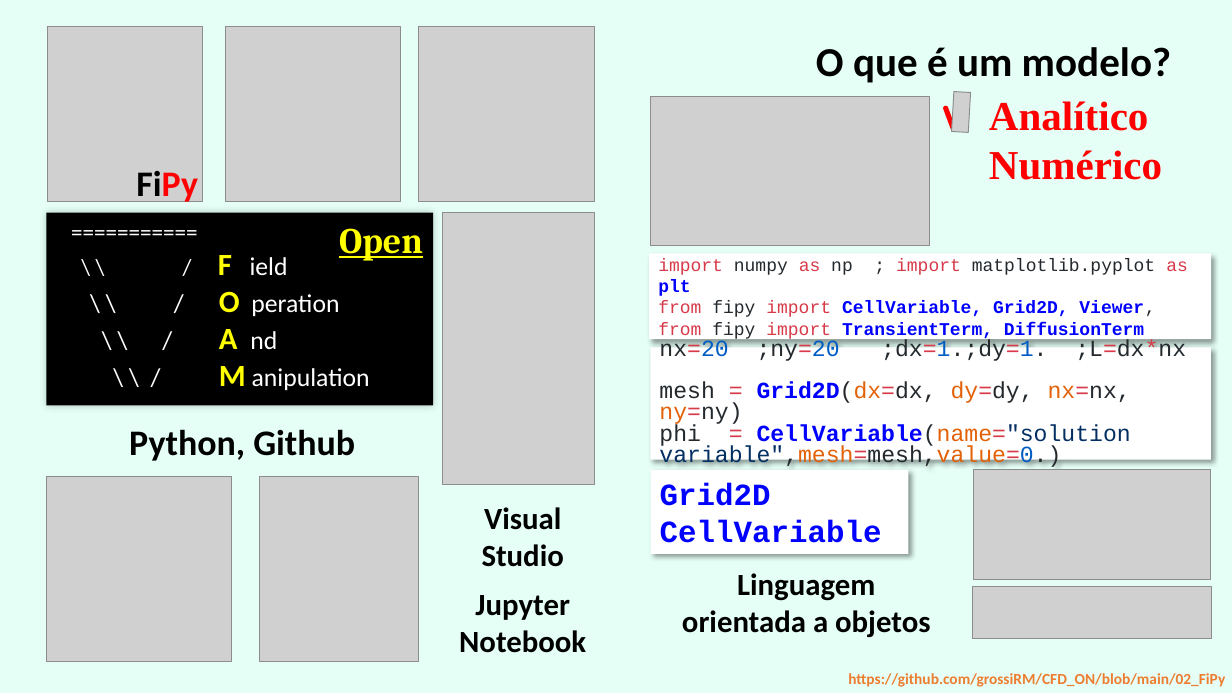
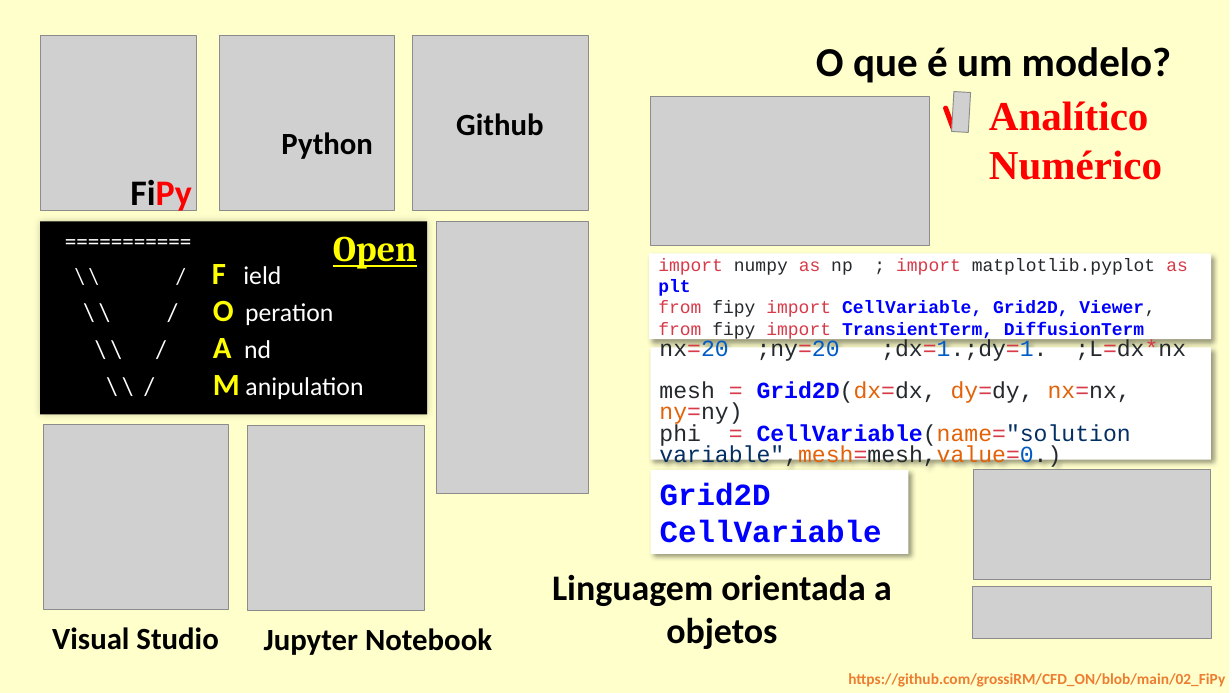
Before and after one commit to grossiRM/AM_FEG, a slide deck: slide 7 of Plano_V02_iii_AM_FEG/d_Topicos Especiais - Introducao a Manufatura Aditiva para Metais.pptx (slide 6 before the commit). Drawn at 1232x693 pixels with LibreOffice and Linux fonts; fonts in the diff are those of the drawing; grey boxes stand for pictures. Boxes give left, top, right and bottom in pixels: in the first picture for what was removed or moved away, otherwise in the second. Text is boxed around its words. In the diff, an @@ line names an element or a change of style, - is before the commit and + after.

```diff
--- a/Plano_V02_iii_AM_FEG/d_Topicos Especiais - Introducao a Manufatura Aditiva para Metais.pptx
+++ b/Plano_V02_iii_AM_FEG/d_Topicos Especiais - Introducao a Manufatura Aditiva para Metais.pptx
@@ rectangle at box(0, 0, 1229, 693): fill #E5FFF6 to #FFFFCC @@
@@ text "Github": place and size @@
-text "Github" at box(49, 416, 436, 480)
+text "Github" at box(456, 113, 543, 136)
@@ text at box(456, 113, 543, 136): text changed; size 28 to 24 pt @@
-Python, Github
+Github
@@ text added at box(281, 132, 373, 159), 24 pt, text #000000, bold @@
+Python
@@ 4 pictures, 2 texts, 1 rectangle: place and size @@
-4 pictures, 2 texts, 1 rectangle at box(46, 27, 594, 484)
+4 pictures, 2 texts, 1 rectangle at box(41, 35, 589, 494)
@@ picture: place and size @@
-picture at box(46, 477, 231, 662)
+picture at box(43, 425, 228, 610)
@@ picture: place and size @@
-picture at box(260, 477, 420, 662)
+picture at box(248, 426, 424, 611)
@@ text at box(482, 507, 564, 567): paragraph removed @@
-Visual Studio
@@ text "Linguagem orientada a objetos": place and size @@
-text "Linguagem orientada a objetos" at box(682, 573, 930, 638)
+text "Linguagem orientada a objetos" at box(552, 574, 892, 649)
@@ text "Linguagem orientada a objetos" at box(552, 574, 892, 649): size 24 to 28 pt @@
@@ text added at box(52, 627, 218, 650), 24 pt, text #000000, bold @@
+Visual Studio
@@ text "Jupyter Notebook": place and size @@
-text "Jupyter Notebook" at box(459, 507, 586, 653)
+text "Jupyter Notebook" at box(264, 628, 492, 655)
```
Also in this commit, not shown: 10 other slides changed, 7 slides added, 1 slide removed, 10 other files.
